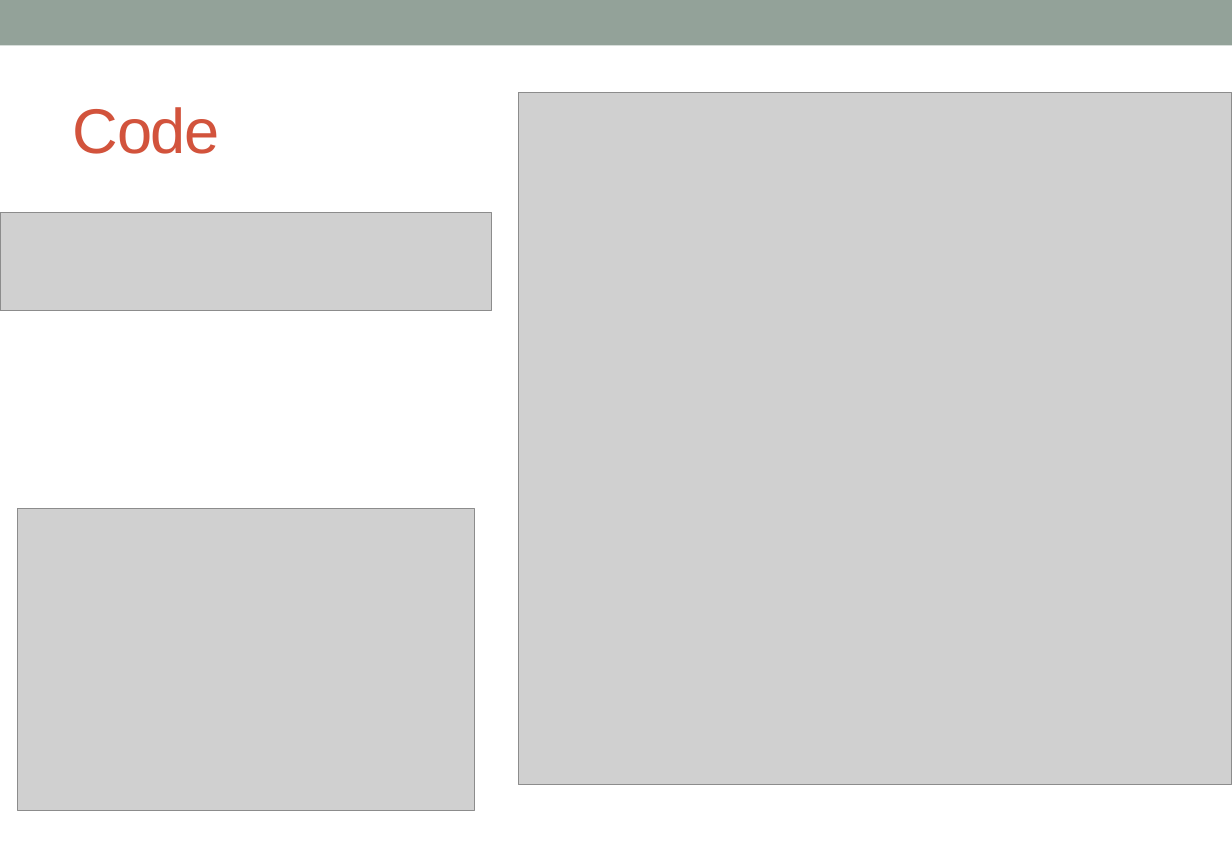
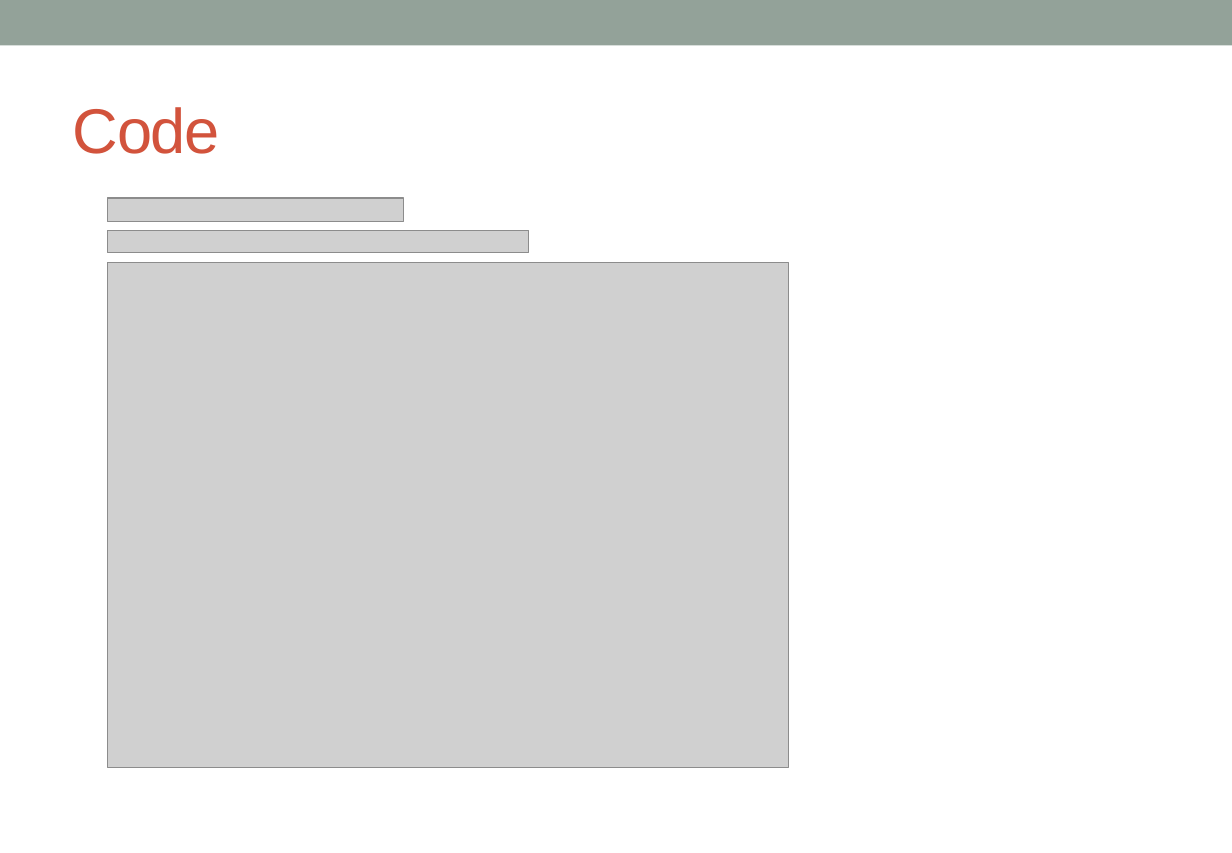
Before and after one commit to alphacentaury-github/NPSS2020, a slide deck: slide 24 of 20221201_숭실대_BHF_송영호.pptx (slide 26 before the commit). Drawn at 1232x853 pixels with LibreOffice and Linux fonts; fonts in the diff are those of the drawing; grey boxes stand for pictures. Boxes give left, top, right and bottom in pixels: in the first picture for what was removed or moved away, otherwise in the second. Text is boxed around its words. In the diff, an @@ line names an element or a change of style, - is before the commit and + after.

```diff
--- a/20221201_숭실대_BHF_송영호.pptx
+++ b/20221201_숭실대_BHF_송영호.pptx
@@ picture removed at (519,92,1232,785) @@
@@ picture added at (107,198,403,222) @@
@@ picture removed at (0,213,491,311) @@
@@ picture added at (107,230,529,253) @@
@@ picture added at (107,263,788,768) @@
@@ picture removed at (17,508,474,810) @@
```
Also in this commit, not shown: 13 other slides changed, 1 slide added.
